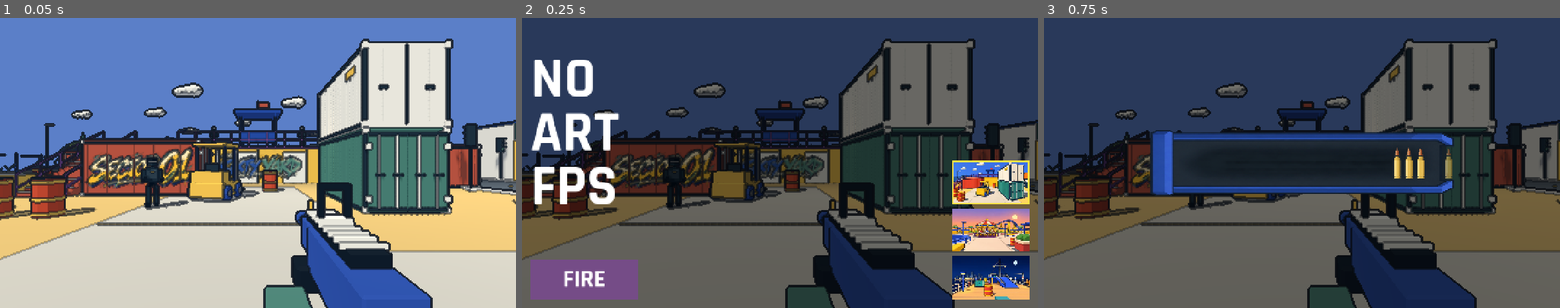
Above: before the commit, frames 1-3 (left to right).
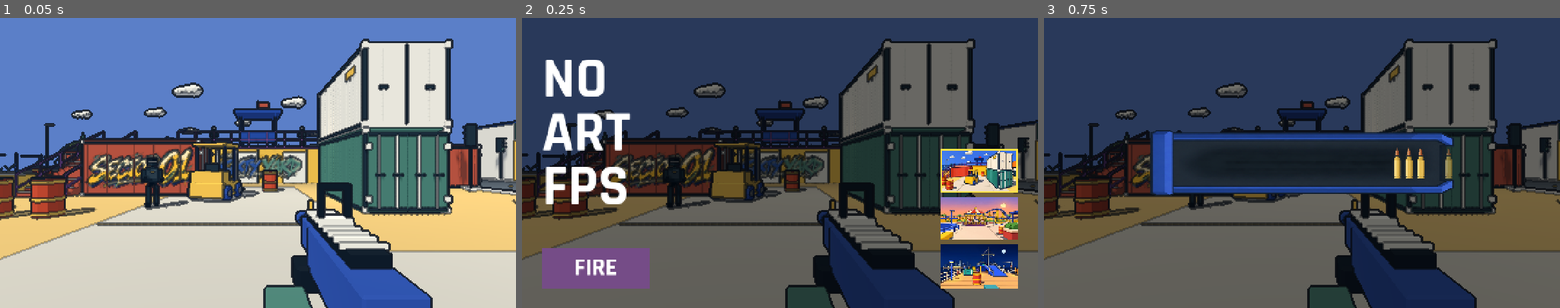
Above: after the commit, the same moments.

Repository: YicongCao/No-Art-FPS
Game: Godot game, scene res://scenes/main.tscn
The game is run twice, just before and just after one commit, with the same random seed, the same clock (stepped at 60 frames per second) and the same inputs. Sound files missing from this copy of the repository are replaced by a short silence.
Inputs:
- Up to frame 1 (0.05 s): no input
- Up to frame 2 (0.25 s): no input
- Up to frame 3 (0.75 s): click "FIRE" at 0.5 s

Frame 1 is identical in both runs. In frame 2, 15% of the frame differs, in the area x 1-99%, y 14-98%; in frame 3, nothing differs.

Commit message:
Give title controls a shared inset from the screen edges

Diff:
--- a/scripts/hud.gd
+++ b/scripts/hud.gd
@@ -41,7 +41,7 @@
 var music_slider: HSlider
 var fire_button: Button
 var title_frame: ImageTexture
-var title_gutter_ratios = Vector3.ZERO
+var title_gutter_ratios = Vector4.ZERO
 var web_title_layout_callback: JavaScriptObject
 var results_frame: ImageTexture
 var results_frame_pending = false
@@ -184,14 +184,14 @@
 		JavaScriptBridge.eval("window.noArtSetSky?.('#%s','#%s')"%[menu_sky.to_html(false),sky.to_html(false)])
 
 func update_web_title_layout(args: Array) -> void:
-	var next = Vector3(args[0],args[1],args[2])
+	var next = Vector4(args[0],args[1],args[2],args[3])
 	if next==title_gutter_ratios:return
 	title_gutter_ratios = next
 	if menu_state=="TITLE":menu_size = Vector2.ZERO
 
-func title_gutters() -> Vector3:
-	if title_gutter_ratios==Vector3.ZERO:return Vector3(24,24,24)
-	return title_gutter_ratios*Vector3(size.x,size.x,size.y)
+func title_gutters() -> Vector4:
+	if title_gutter_ratios==Vector4.ZERO:return Vector4.ONE*(40.0 if game.touch_mode else 56.0)
+	return title_gutter_ratios*Vector4(size.x,size.x,size.y,size.y)
 
 func _ready() -> void:
 	set_anchors_and_offsets_preset(Control.PRESET_FULL_RECT)
@@ -614,9 +614,10 @@
 		return
 	if state == "TITLE":
 		var words = ["NO","ART","FPS"]
-		var left = title_gutters().x
+		var gutters = title_gutters()
+		var baseline = maxf(116,gutters.w+90) if game.touch_mode else maxf(220,gutters.w+144)
 		for i in range(words.size()):
-			var pos = Vector2(left,116+i*100) if game.touch_mode else Vector2(left,220+i*150)
+			var pos = Vector2(gutters.x,baseline+i*(100 if game.touch_mode else 150))
 			draw_string(font,pos,words[i],HORIZONTAL_ALIGNMENT_LEFT,-1,106 if game.touch_mode else 160,Color.WHITE)
 		return
 	if state == "RESULTS":
